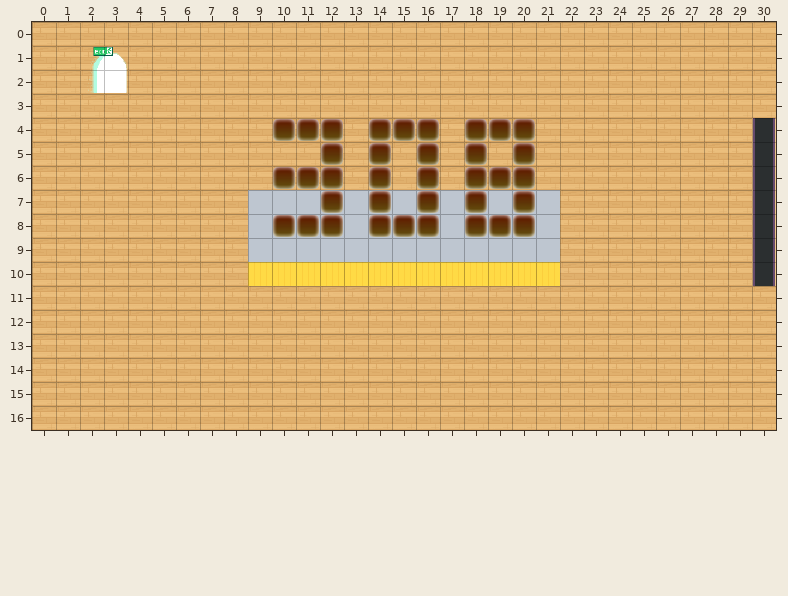
Two states of a Tiled map (JSON), dist/map/308.json. This is how it looked before the edit.
Cells are 32x32 px. Shown: x 0..30, y 0..16.
Once edited:
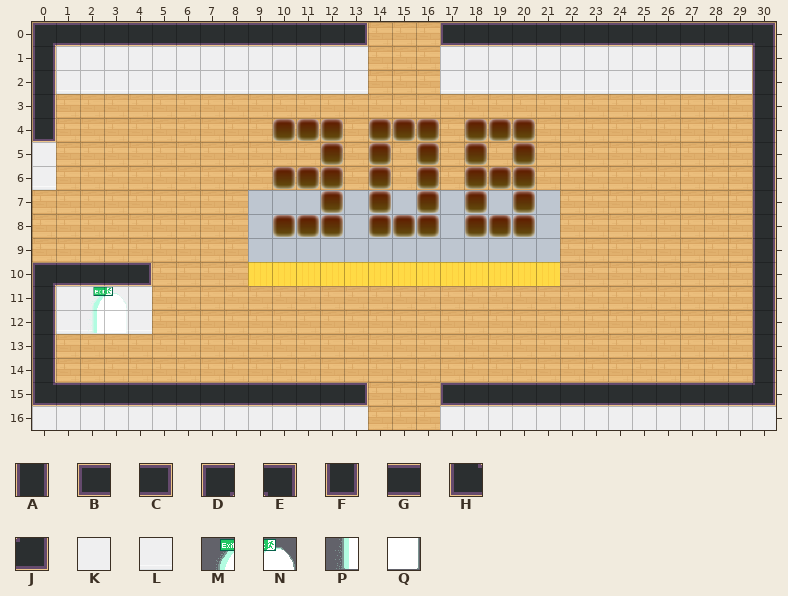
Key: from "tileset5_export": A 44, B 46, C 47, D 48, E 49, F 55, G 56, H 58, J 59, K 62, L 72; from "worldExit": M 0, N 1, P 2, Q 3.
_ is an empty cell.
Tiles replaced or removed in this view: M, N, P, Q.
Tiles of an added or newly shown layer are drawn over the layers below it.
The exact change:
Changed rows in their new state; . is an unchanged cell.
Layer "walls" (now shown):
first column x 0:
 0 DGGGGGGGGGGGGC...BGGGGGGGGGGGGE
 1 AKKKKKKKKKKKKK...KKKKKKKKKKKKKA
 2 ALLLLLLLLLLLLL...LLLLLLLLLLLLLA
 3 A.............................A
 4 F..............................
 5 K..............................
 6 L..............................
first column x 0:
11 A.............................A
12 A.............................A
13 A.............................A
14 A.............................A
15 HGGGGGGGGGGGGC...BGGGGGGGGGGGGJ
16 KKKKKKKKKKKKKK...KKKKKKKKKKKKKK
Layer "walltest" (added):
first column x 0:
10 DGGGC
11 .KKKK
12 .LLLL
Layer "LOBBYx":
first column x 2:
 1 __
 2 __
first column x 2:
11 MN
12 PQ
Where, in picture pixels (left, top, right, bottom), the same in both pictures:
changed: (32, 22, 368, 190)
added: (440, 22, 776, 118)
added: (32, 262, 368, 430)
added: (440, 286, 776, 430)
